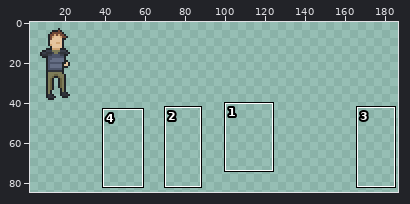
Two versions of one sprite sheet, Assets/Sprites/Players/Player.png. Above, an overview of the earlier version with the close-up marked.
Close-up. As it was:
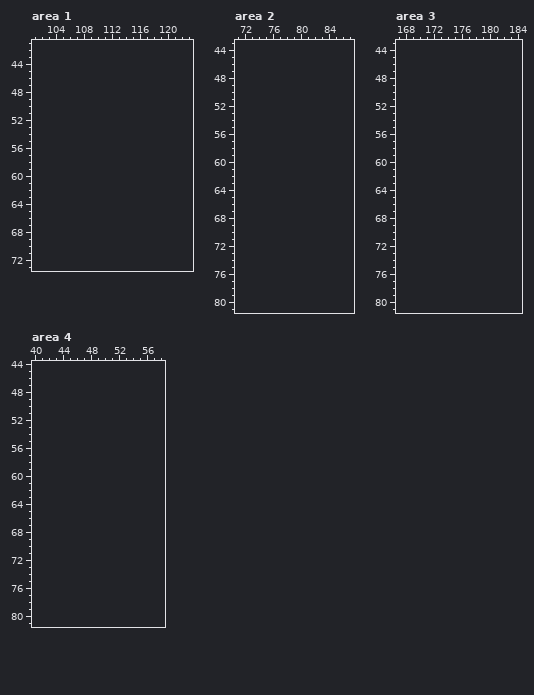
The file is 32x42 pixels. Shown: area 1: x 101..123, y 41..73; area 2: x 71..87, y 43..81; area 3: x 167..184, y 43..81; area 4: x 40..58, y 44..81. The old version is drawn lined up with the new one, on the new canvas. The wide view leaves out empty margins. The commit also changed other parts of the picture, which this record leaves out.
The result:
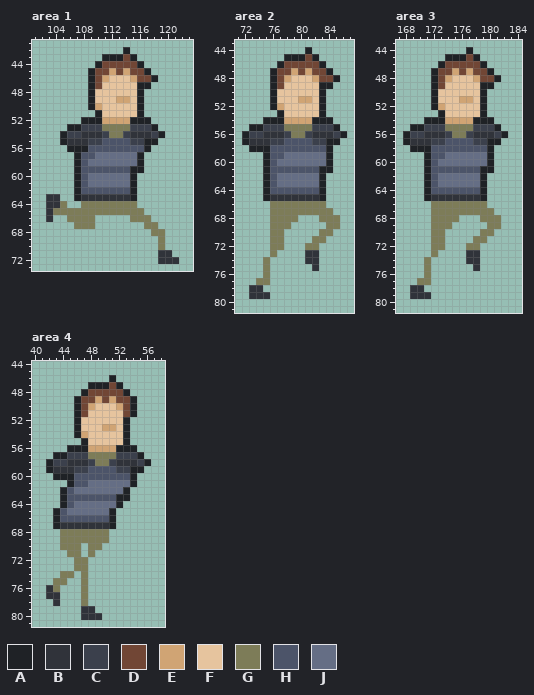
Palette (. is transparent): A #1f2226  B #30333a  C #3b404c  D #714635  E #d0a474  F #e6c49e  G #7d7c58  H #4c5469  J #656e85
What changed:
canvas 32x42 -> 192x126
Changed rows in their new state; - is an unchanged pixel.
Area 1:
first column x 103:
42 -----------A-------
43 --------AAADA------
44 -------ADDDDDA-----
45 ------ADDEDEDDA----
46 ------ADEFFFEDDA---
47 ------ADFFFFFAA----
48 ------AFFFFFFA-----
49 ------AFFFEEFA-----
50 ------AEFFFFFA-----
51 -------AFFFFFA-----
52 -----AAAEEEEAAA----
53 ---AACCCGGGGCCCA---
54 --ACCBBBCGGCBBBCA--
55 --ABBBCCHHHHCCAA---
56 ---AAAHHHHHHHHA----
57 ----AHHJJJJJJA-----
58 ----AHJJJJJJJA-----
59 ----AHHHHHHHAA-----
60 ----AHJJJJJJA------
61 ----AHJJJJJJA------
62 ----AHHHHHHHA------
63 BB--ABBBBBBBA------
64 BBG--GGGGGGGG------
65 BGGGGGGGGGGGGG-----
66 B--GGGG-----GGG----
67 ----GGG-------GG---
68 ---------------GG--
69 ----------------G--
70 ----------------G--
71 ----------------BB-
72 ----------------BBB
Area 2:
first column x 72:
44 ---------A-----
45 ------AAADA----
46 -----ADDDDDA---
47 ----ADDEDEDDA--
48 ----ADEFFFEDDA-
49 ----ADFFFFFAA--
50 ----AFFFFFFA---
51 ----AFFFEEFA---
52 ----AEFFFFFA---
53 -----AFFFFFA---
54 ---AAAEEEEAAA--
55 -AACCCGGGGCCCA-
56 ACCBBBCGGCBBBCA
57 ABBBCCHHHHCCAA-
58 -AAAHHHHHHHHA--
59 ---AHHJJJJJJA--
60 ---AHJJJJJJJA--
61 ---AHHHHHHHAA--
62 ---AHJJJJJJA---
63 ---AHJJJJJJA---
64 ---AHHHHHHHA---
65 ---ABBBBBBBA---
66 ----GGGGGGGG---
67 ----GGGGGGGGG--
68 ----GGGG---GGG-
69 ----GGG-----GG-
70 ----GG-----GG--
71 ----GG----GG---
72 ----GG---GG----
73 ----G----BB----
74 ---G-----BB----
75 ---G------B----
76 ---G-----------
77 --GG-----------
78 -BB------------
79 -BBB-----------
Area 3:
first column x 168:
44 ---------A-----
45 ------AAADA----
46 -----ADDDDDA---
47 ----ADDEDEDDA--
48 ----ADEFFFEDDA-
49 ----ADFFFFFAA--
50 ----AFFFFFFA---
51 ----AFFFEEFA---
52 ----AEFFFFFA---
53 -----AFFFFFA---
54 ---AAAEEEEAAA--
55 -AACCCGGGGCCCA-
56 ACCBBBCGGCBBBCA
57 ABBBCCHHHHCCAA-
58 -AAAHHHHHHHHA--
59 ---AHHJJJJJJA--
60 ---AHJJJJJJJA--
61 ---AHHHHHHHAA--
62 ---AHJJJJJJA---
63 ---AHJJJJJJA---
64 ---AHHHHHHHA---
65 ---ABBBBBBBA---
66 ----GGGGGGGG---
67 ----GGGGGGGGG--
68 ----GGGG---GGG-
69 ----GGG-----GG-
70 ----GG-----GG--
71 ----GG----GG---
72 ----GG---GG----
73 ----G----BB----
74 ---G-----BB----
75 ---G------B----
76 ---G-----------
77 --GG-----------
78 -BB------------
79 -BBB-----------
Area 4:
first column x 42:
46 ---------A-----
47 ------AAADA----
48 -----ADDDDDA---
49 ----ADDEDEDDA--
50 ----ADEFFFEDA--
51 ----ADFFFFFDA--
52 ----AFFFFFFA---
53 ----AFFFEEFA---
54 ----AEFFFFFA---
55 -----AFFFFFA---
56 ---AAAEEEEAAA--
57 -AACCCGGGGCCCA-
58 ACCBBBCGGCBBBCA
59 ABBBCCHHHHCCAA-
60 -AAAHHHHHHHHA--
61 ---AHHJJJJJJA--
62 --AHJJJJJJJA---
63 --AHHHHHHHAA---
64 --AHJJJJJJA----
65 -AHJJJJJJA-----
66 -AHHHHHHHA-----
67 -ABBBBBBBA-----
68 --GGGGGGG------
69 --GGGGGGG------
70 --GGG-GG-------
71 ---GG-G--------
72 ----GG---------
73 ----GG---------
74 --GG-G---------
75 -GG--G---------
76 BG---G---------
77 BB---G---------
78 -B---G---------
79 -----BB--------
80 -----BBB-------
